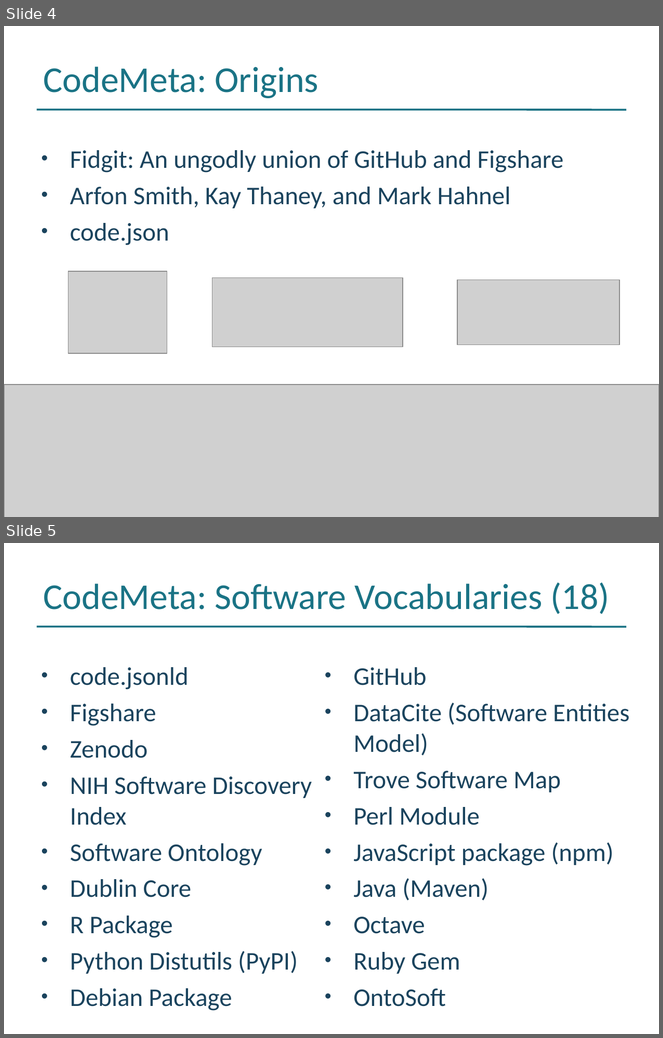
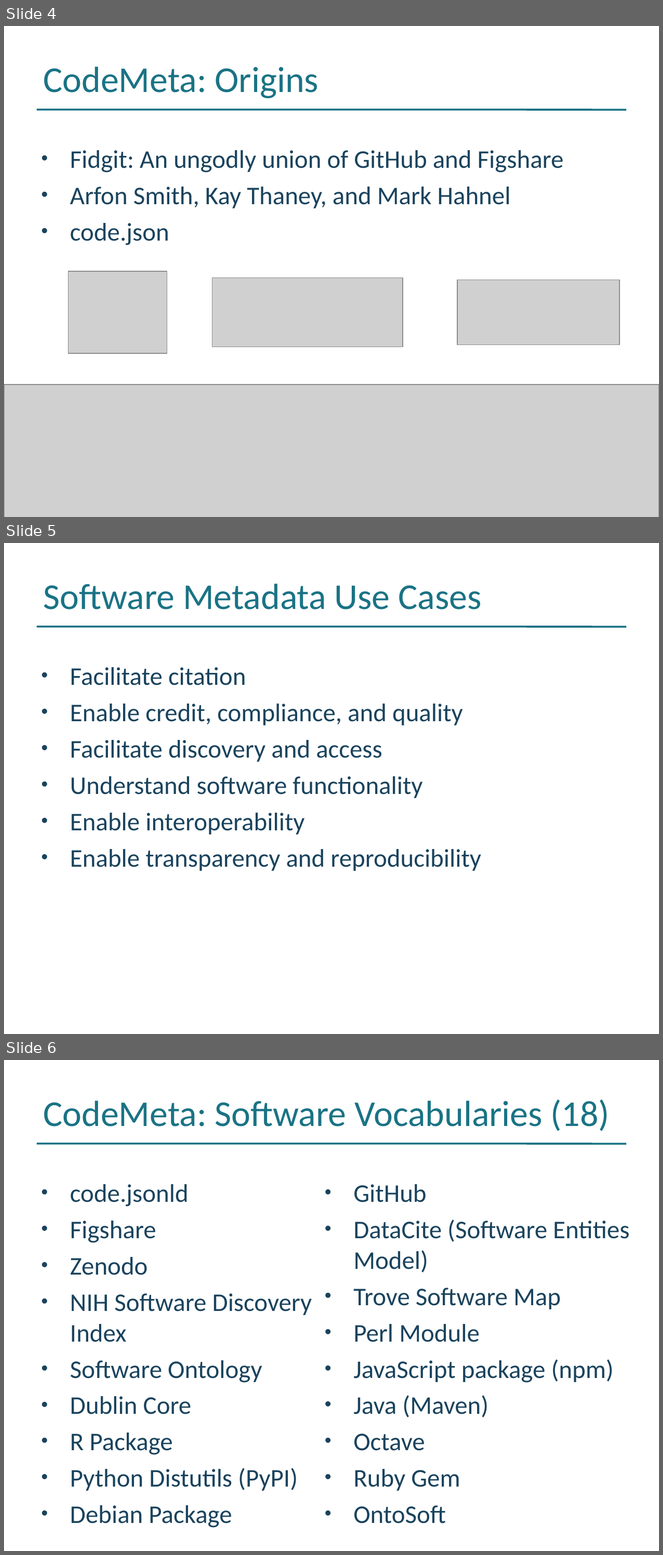
Before and after one commit to codemeta/codemeta, a slide deck: force16/20160415-jones-codemeta-overview.pptx. Shown one above the other, each under a label of ours: slides 4 and 5 before the commit, slides 4, 5 and 6 after it. The pictures are 663x1038 and 663x1555 pixels, drawn with LibreOffice and Linux fonts; fonts in the diff are those of the drawing; grey boxes stand for pictures. Boxes give left, top, right and bottom in pixels: in the first picture for what was removed or moved away, otherwise in the second. Text is boxed around its words. In the diff, an @@ line names an element or a change of style, - is before the commit and + after.

Commit message:
Add use case slide.

```diff
--- a/force16/20160415-jones-codemeta-overview.pptx
+++ b/force16/20160415-jones-codemeta-overview.pptx
@@ slide 5 added at [4,543,659,1034], background #FFFFFF; not listed: 1 template element that a slide beside it also shows @@
@@ title added at [43,584,482,610], 40 pt, text #1A7385 @@
+Software Metadata Use Cases
@@ text added at [70,667,481,871], 28 pt, text #1A435D @@
+• Facilitate citation
+• Enable credit, compliance, and quality
+• Facilitate discovery and access
+• Understand software functionality
+• Enable interoperability
+• Enable transparency and reproducibility
@@ what was slide 5 is now slide 6 @@
```
